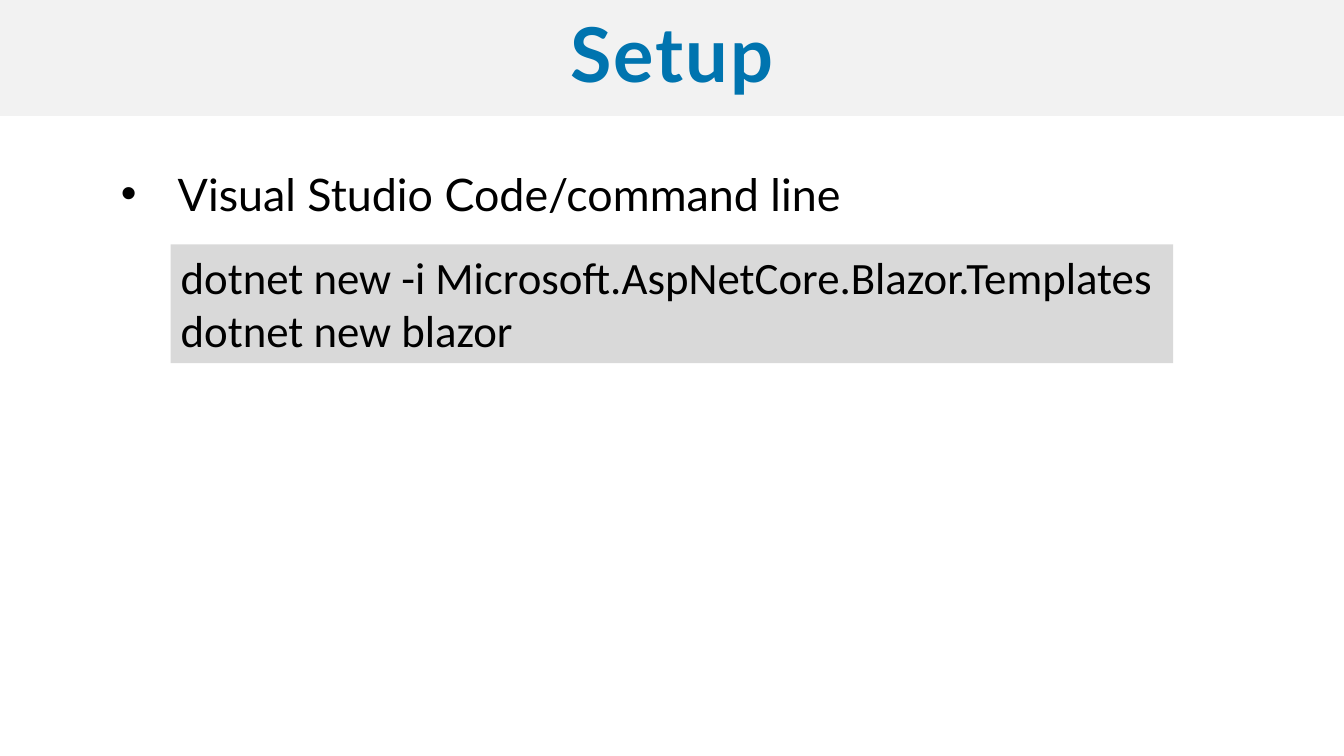
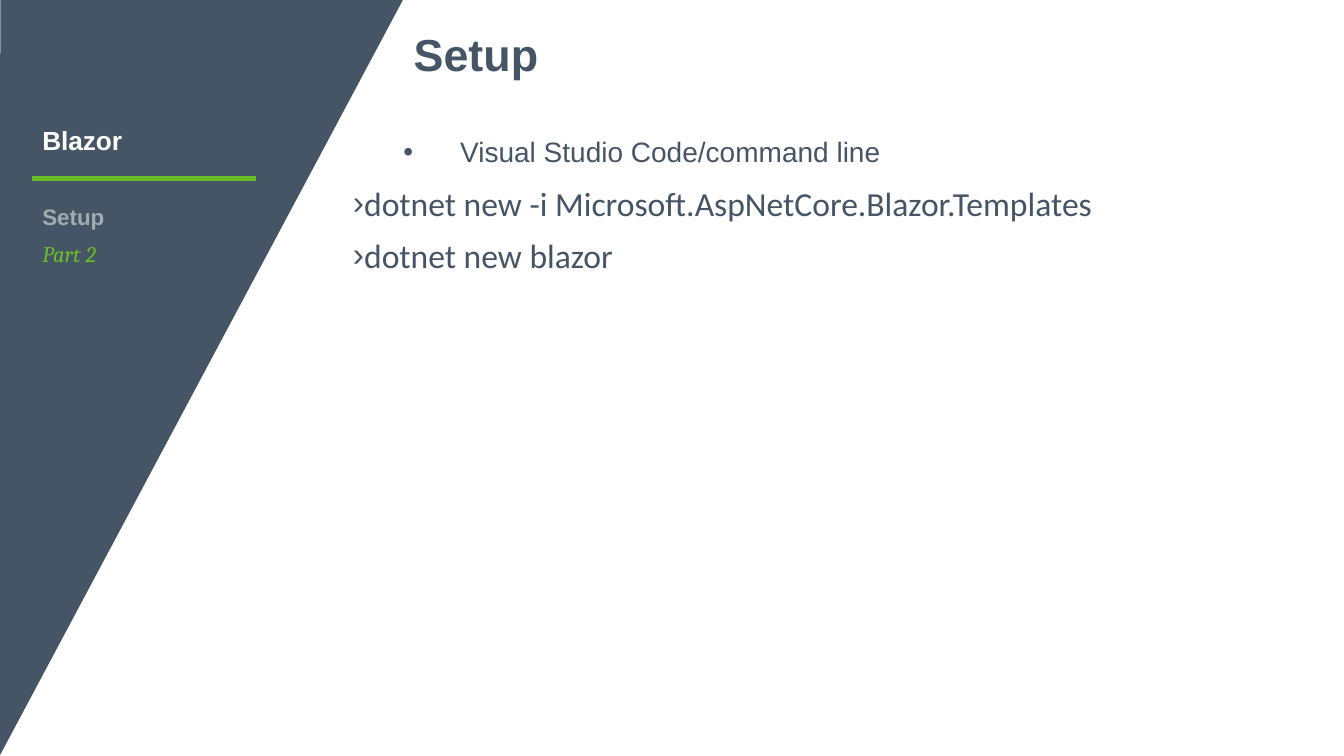
Before and after one commit to sujithq/DevCruiseBlazor, a slide deck: slide 16 of Blazor.pptx (slide 18 before the commit). Drawn at 1344x756 pixels with LibreOffice and Linux fonts; fonts in the diff are those of the drawing; background and template pictures are left out. Boxes give left, top, right and bottom in pixels: in the first picture for what was removed or moved away, otherwise in the second. Text is boxed around its words. In the diff, an @@ line names an element or a change of style, - is before the commit and + after.

```diff
--- a/Blazor.pptx
+++ b/Blazor.pptx
@@ freeform shape added at (0,0,403,756), fill #455565 @@
@@ text "Setup": place and size @@
-text "Setup" at (0,0,1344,116)
+text "Setup" at (414,39,538,80)
@@ text "Setup" at (414,39,538,80): size 54 to 32 pt, font Lato to Arial, text colour #0074AF to #455565, letter spacing 1.6 to 0 pt; alignment centre to left; line spacing 0.9 to 0.8; more space between paragraphs; vertical alignment middle to top; fill #F2F2F2 to none @@
@@ text added at (42,131,122,151), 18.7 pt, text #FFFFFF, bold @@
+Blazor
@@ text "Visual Studio Code/command line": place and size @@
-text "Visual Studio Code/command line" at (170,245,1173,364)
+text "Visual Studio Code/command line" at (364,141,1092,269)
@@ text "Visual Studio Code/command line" at (364,141,1092,269): fill #D9D9D9 to none @@
@@ text at (460,141,881,163): paragraph added @@
+  • Visual Studio Code/command line
@@ line added from (32, 178) to (256, 178), #69BE28 3 pt @@
@@ text removed at (178,178,840,213) @@
-  • Visual Studio Code/command line
@@ text added at (42,209,104,262), 16 pt, text #A2AAB2, bold @@
+Setup
+Part 2
@@ text at (364,192,1092,269): size 32 to 24 pt, text colour #000000 to #455565 in "dotnet new -i Microsoft.AspNetCore.Blazor.Templates", "dotnet new blazor"; bullet none to ›; line spacing 1 to 1.14; more space between paragraphs @@
```
Also in this commit, not shown: 22 other slides changed, 8 slides added, 7 slides removed, 2 other files.
